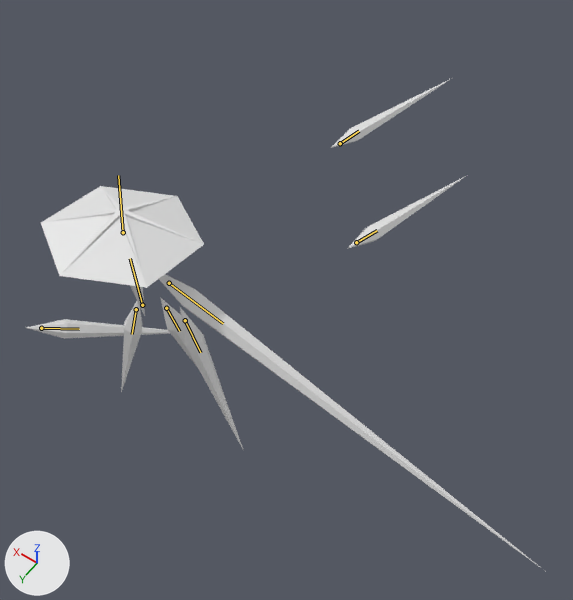
The glTF model glb_imports/ClarityDressShards.glb, before and after one commit.
Rendered twice from a 50 mm lens placed at (-36.3, 28.2, 61.7), pointed at (-6.3, -13.8, -4.4). The axes (+X, +Y, +Z) are drawn at lower left. The lights are the same throughout. The picture after the commit comes second. Both versions are drawn at frame 78 of the action 'SingleShardSequence1'; the numbers are the values there. The bones that bend it are drawn over the model as lines.

In view in the first picture: 'Arm', 'BackLeft', 'BackRight', 'FrontLeft', 'Hat', 'MiddleLeft', 'MiddleRight' and 2 more.
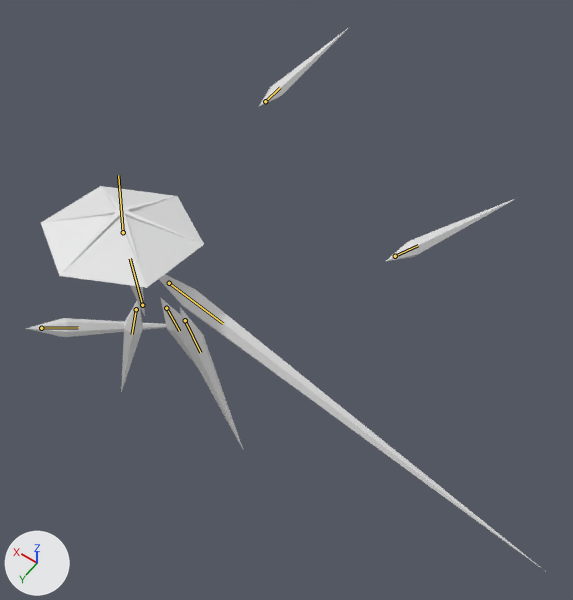
What differs and where, as boxes (x1, y1, x2, y2) in the pictures (573 x 600 px):
'BackRight', posed (10% wider, 14% shorter): before (347, 176, 466, 249); after (386, 198, 517, 261)
'BackLeft', posed (26% narrower, 11% taller): before (331, 78, 452, 148); after (259, 28, 348, 106)
'MiddleLeft', posed: before (26, 319, 170, 339); after (25, 318, 167, 337)
bone 'Middle.L', root to tip: before (41, 328) to (79, 329); after (41, 328) to (78, 327)
bone 'Back.L', root to tip: before (340, 143) to (359, 131); after (265, 101) to (280, 87)
bone 'Back.R', root to tip: before (356, 242) to (377, 230); after (395, 256) to (418, 245)

The edits, one by one:
Bone 'Middle.L' (bone_middle_l) turns from (47, -1, -60) to (50, -3, -59) degrees about its own x, y and z.
Bone 'Back.L' (bone_back_l) moves from (0.66, -4.81, 40.43) to (-11.38, -2.17, 42.66).
Bone 'Back.L' (bone_back_l) turns from (81, -23, 144) to (75, -10, 142) degrees about its own x, y and z.
Bone 'Back.R' (bone_back_r) moves from (5.35, -0.75, 27.14) to (9.81, -0.01, 28.01).
Bone 'Back.R' (bone_back_r) turns from (79, -1, -127) to (75, -7, -126) degrees about its own x, y and z.
